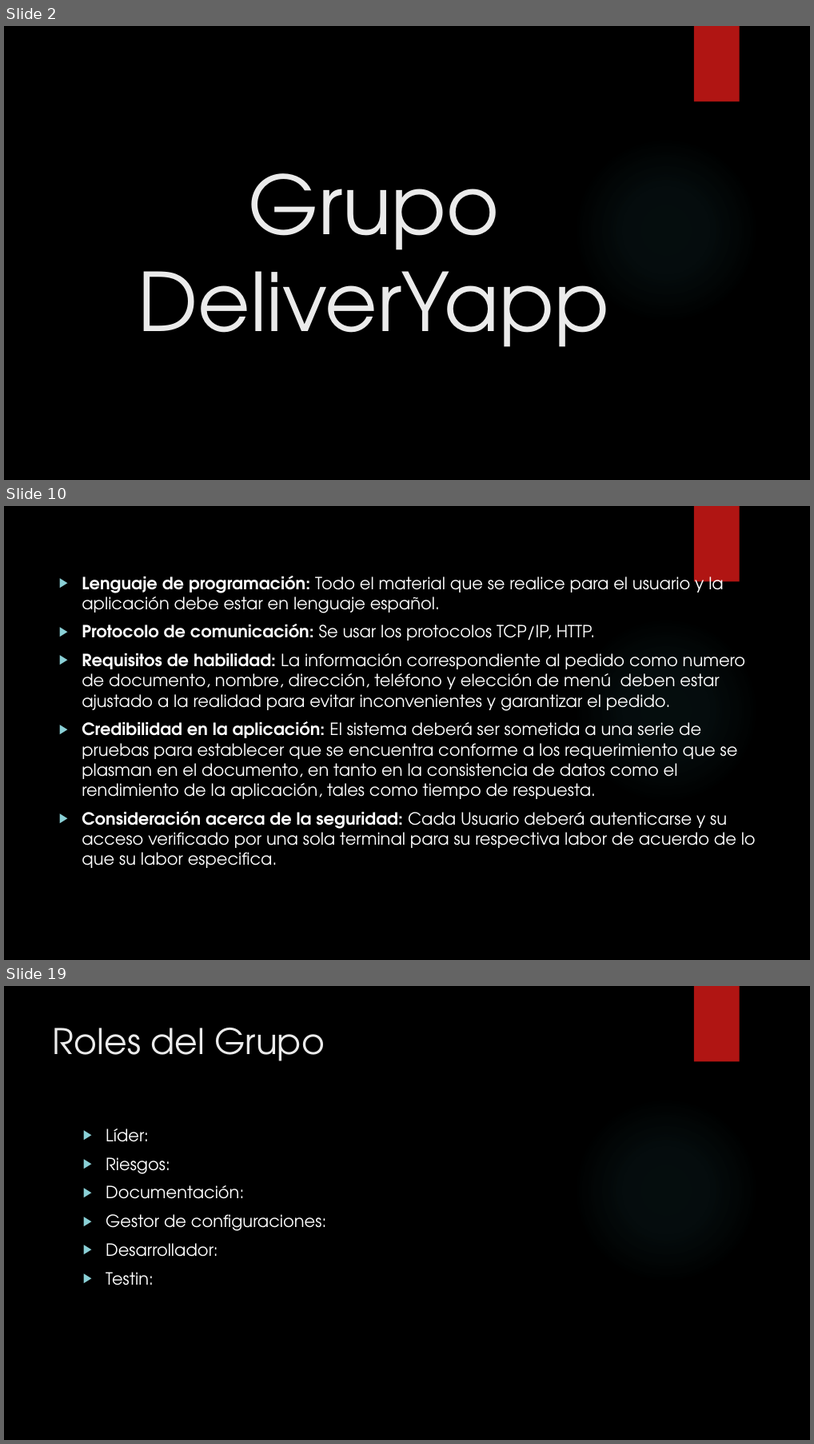
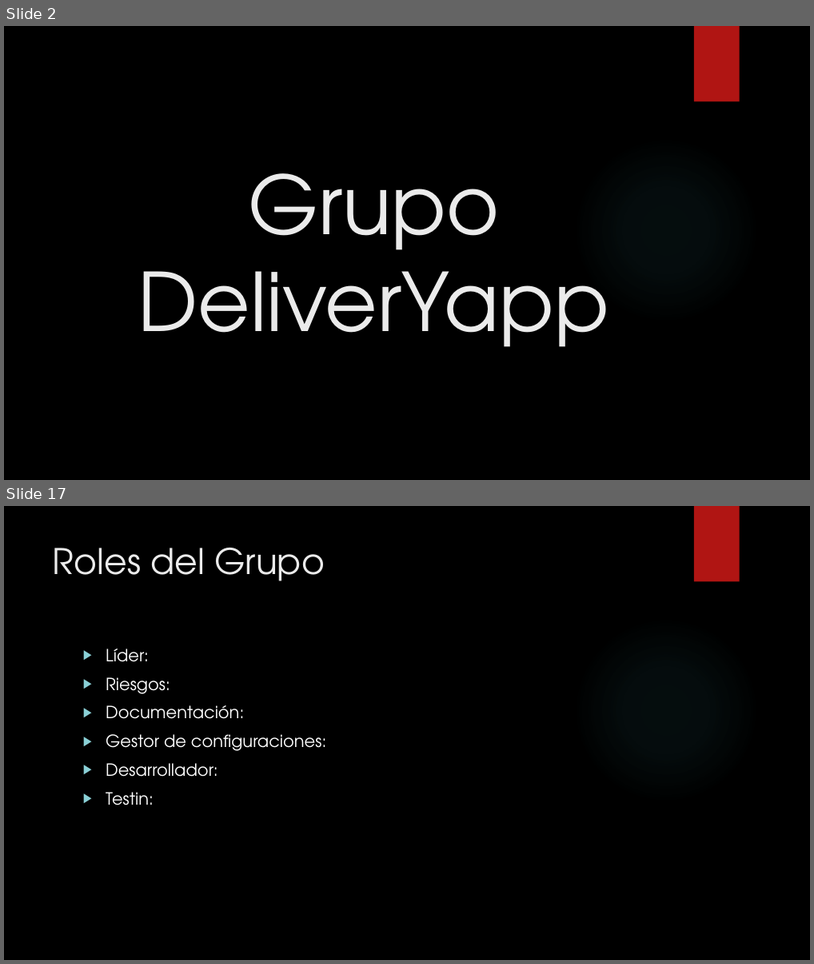
Before and after one commit to francben/proyectoDeliberyApp, a slide deck: Presentacion de Clase.pptx. Shown one above the other, each under a label of ours: slides 2, 10 and 19 before the commit, slides 2 and 17 after it; the slides between them are not shown. The pictures are 814x1444 and 814x964 pixels, drawn with LibreOffice and Linux fonts; fonts in the diff are those of the drawing; background and template pictures are left out. Boxes give left, top, right and bottom in pixels: in the first picture for what was removed or moved away, otherwise in the second. Text is boxed around its words. In the diff, an @@ line names an element or a change of style, - is before the commit and + after.

```diff
--- a/Presentacion de Clase.pptx
+++ b/Presentacion de Clase.pptx
@@ slide 10 removed at [4, 506, 810, 960], background picture (left out); not listed: 2 template elements that a slide beside it also shows @@
@@ text removed at [82, 572, 756, 868] @@
-▶ Lenguaje de programación: Todo el material que se realice para el usuario y la aplicación debe estar en lenguaje español.
-▶ Protocolo de comunicación: Se usar los protocolos TCP/IP, HTTP.
-▶ Requisitos de habilidad: La información correspondiente al pedido como numero de documento, nombre, dirección, teléfono y elección de menú deben estar ajustado a la realidad para evitar inconvenientes y garantizar el pedido.
-▶ Credibilidad en la aplicación: El sistema deberá ser sometida a una serie de pruebas para establecer que se encuentra conforme a los requerimiento que se plasman en el documento, en tanto en la consistencia de datos como el rendimiento de la aplicación, tales como tiempo de respuesta.
-▶ Consideración acerca de la seguridad: Cada Usuario deberá autenticarse y su acceso verificado por una sola terminal para su respectiva labor de acuerdo de lo que su labor especifica.
@@ what was slide 19 is now slide 17 @@
```
Also in this commit, not shown: 11 slides changed, 3 slides added, 4 other slides removed.
